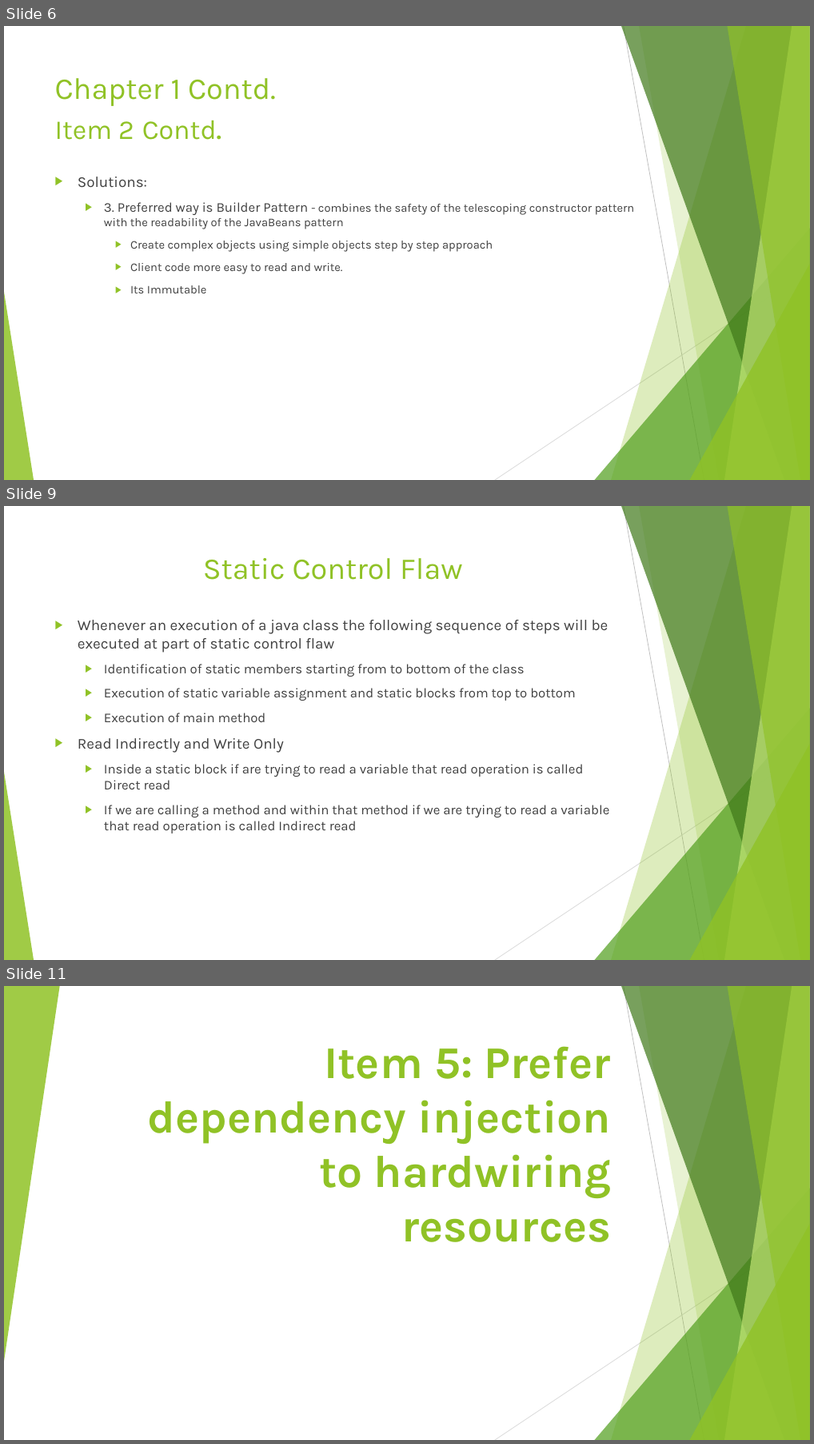
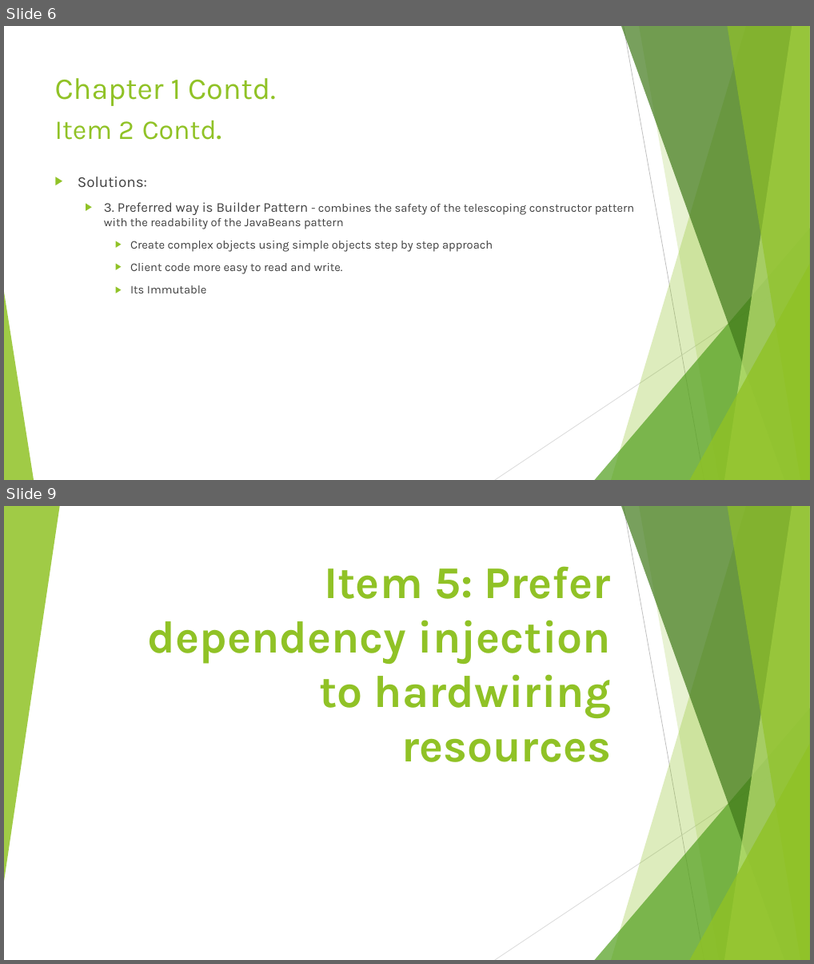
Before and after one commit to chinthanabt/EffectiveJava, a slide deck: EffectiveJava.pptx. Shown one above the other, each under a label of ours: slides 6, 9 and 11 before the commit, slides 6 and 9 after it; the slides between them are not shown. The pictures are 814x1444 and 814x964 pixels, drawn with LibreOffice and Linux fonts; fonts in the diff are those of the drawing. Boxes give left, top, right and bottom in pixels: in the first picture for what was removed or moved away, otherwise in the second. Text is boxed around its words. In the diff, an @@ line names an element or a change of style, - is before the commit and + after.

```diff
--- a/EffectiveJava.pptx
+++ b/EffectiveJava.pptx
@@ slide 9 removed at (4, 506, 810, 960), background #FFFFFF; not listed: 10 template elements that a slide beside it also shows @@
@@ title removed at (203, 558, 463, 580) @@
-Static Control Flaw
@@ text removed at (78, 620, 610, 833) @@
-▶ Whenever an execution of a java class the following sequence of steps will be executed at part of static control flaw
-  ▶ Identification of static members starting from to bottom of the class
-  ▶ Execution of static variable assignment and static blocks from top to bottom
-  ▶ Execution of main method
-▶ Read Indirectly and Write Only
-  ▶ Inside a static block if are trying to read a variable that read operation is called Direct read
-  ▶ If we are calling a method and within that method if we are trying to read a variable that read operation is called Indirect read
@@ what was slide 11 is now slide 9 @@
```
Also in this commit, not shown: 3 slides changed, 3 slides added, 1 other slide removed, 8 other files.
